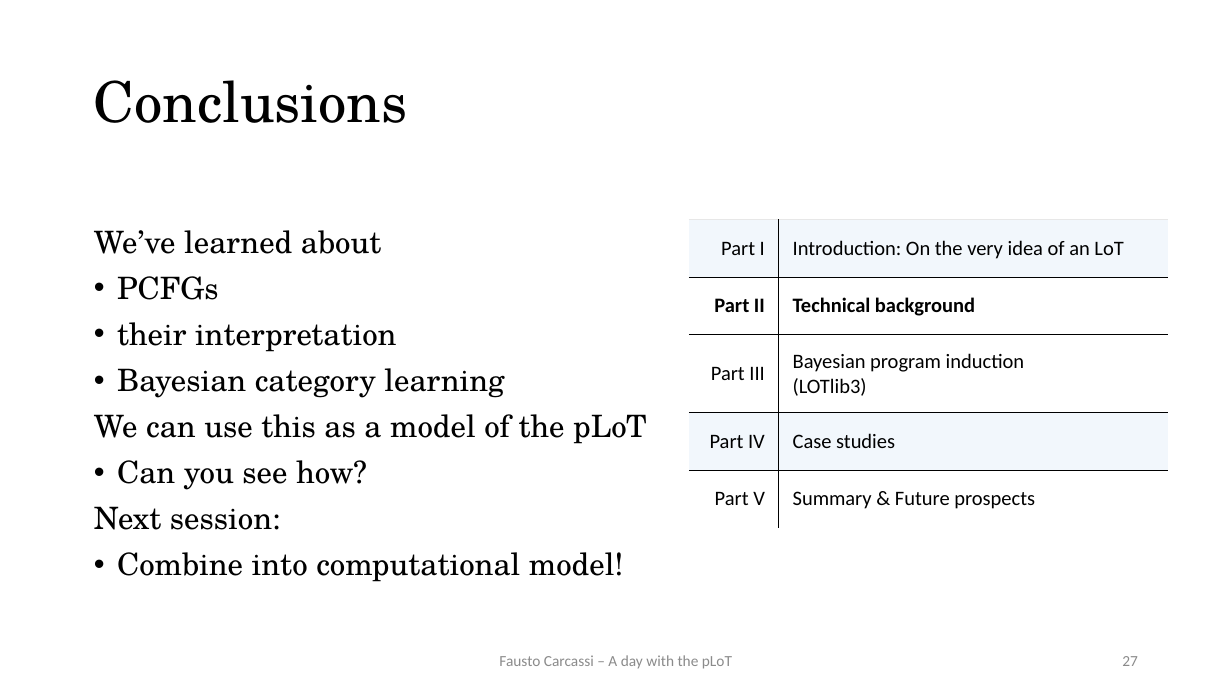
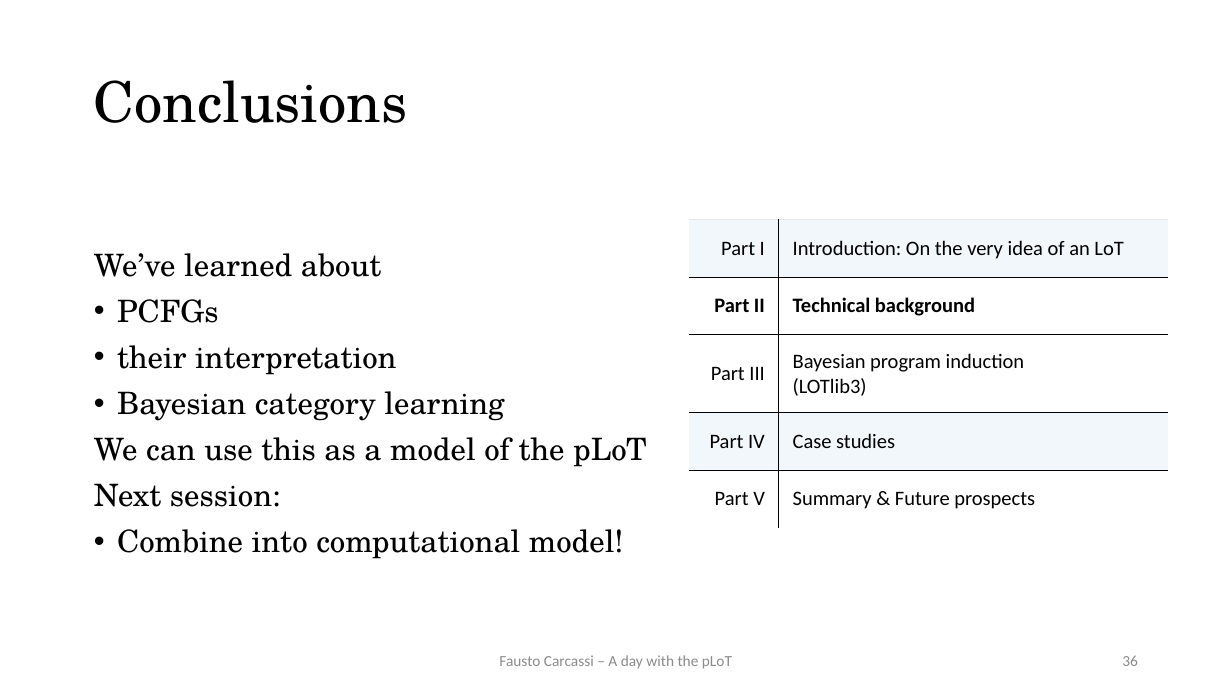
Before and after one commit to thelogicalgrammar/pLoT_workshop, a slide deck: slide 36 of book/lectures/2.pptx (slide 27 before the commit). Drawn at 1232x693 pixels with LibreOffice and Linux fonts; fonts in the diff are those of the drawing. Boxes give left, top, right and bottom in pixels: in the first picture for what was removed or moved away, otherwise in the second. Text is boxed around its words. In the diff, an @@ line names an element or a change of style, - is before the commit and + after.

```diff
--- a/book/lectures/2.pptx
+++ b/book/lectures/2.pptx
@@ text at (117, 460, 367, 490): paragraph removed @@
-• Can you see how?
@@ page number at (1122, 655, 1138, 666): text changed @@
-27
+36
```
Also in this commit, not shown: 3 other slides changed, 10 slides added, 8 other files.
